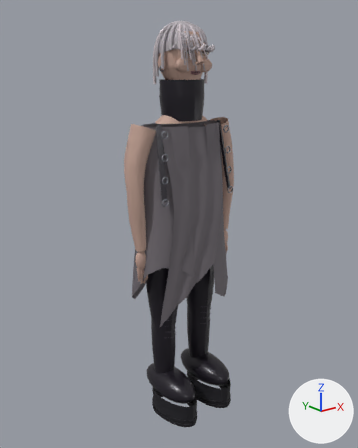
The glTF model src/assets/avatars/look-7-crowd.glb, before and after one commit.
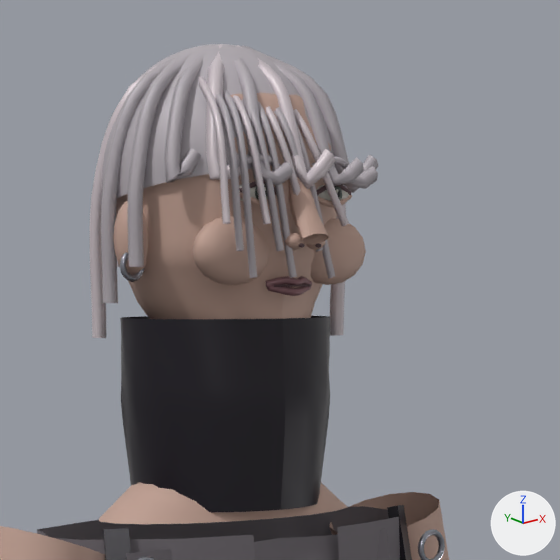
Old and new are each drawn whole from a camera (50 mm lens) standing at (-1.574, -1.943, 1.86) and looking at (-0.02, -0.001, 1.083) and again close up on the part from 37% to 71% of the width and 2% to 29% of the height. Arrows for +X, +Y and +Z are at lower right; the lights stay in place. The older version's two pictures come first. Where no turn or scale is listed for an object, it has been applied to the vertices. Vertices at exactly the same position are counted once.

Script lines for the objects in view, before the commit:
```python
me_mesh_0 = bpy.data.meshes.new('Mesh_0')
me_mesh_0.from_pydata(...)  # 717 vertices, 1328 faces; spans x 0.18..0.346, y -0.267..-0.133, z 0.216..1.009
me_mesh_0.materials.append(mat_skin)  # beige #c3a294
me_mesh_10 = bpy.data.meshes.new('Mesh_10')
me_mesh_10.from_pydata(...)  # 1770 vertices, 3310 faces; spans x 0.148..0.436, y -0.33..-0.062, z 2.815..3.064
me_mesh_10.materials.append(mat_hair)  # grey #b4adb3
me_mesh_5 = bpy.data.meshes.new('Mesh_5')
me_mesh_5.from_pydata(...)  # 2048 vertices, 3904 faces; spans x 0.132..0.447, y -0.347..-0.089, z 2.6..3.052
me_mesh_5.materials.append(mat_skin)  # beige #c3a294
ob_mesh_0 = bpy.data.objects.new('Mesh_0', me_mesh_0)
ob_mesh_0.location = (-0.519, 0.2, 0.605)
ob_mesh_10 = bpy.data.objects.new('Mesh_10', me_mesh_10)
ob_mesh_10.location = (-0.29, 0.2, -0.99)
ob_mesh_5 = bpy.data.objects.new('Mesh_5', me_mesh_5)
ob_mesh_5.location = (-0.29, 0.2, -0.99)
# also in view: 'Mesh_14' at (-0.003, -0.005, 1.115); 'Mesh_15' at (0.0, -0.023, 1.534); 'Mesh_13' at (0.008, -0.004, 1.931); 'Mesh_4' at (0.256, 0.0, 1.218); 'Mesh_11' at (0.0, -0.071, 1.558)
```
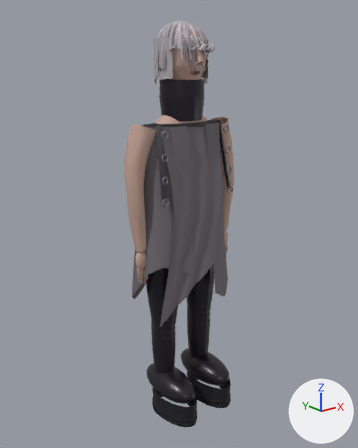
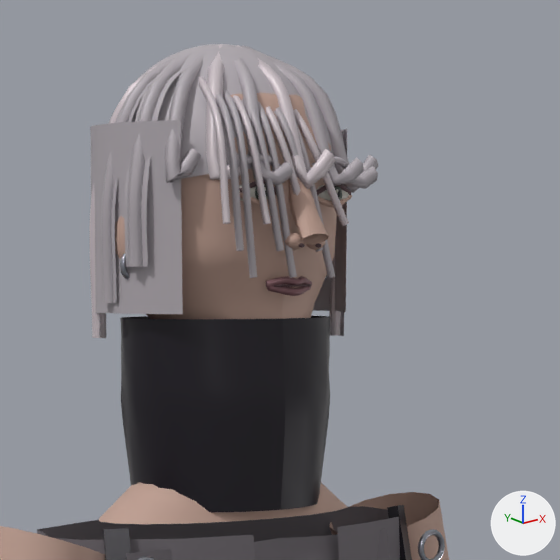
Where the change shows, as pixel boxes [x1, y1, x2, y2] in the close-ups (560 x 560 px):
```json
{"object": "Mesh_10", "change": "reshaped", "before": [99, 44, 379, 303], "after": [90, 44, 379, 338], "on screen": "13% taller"}
{"object": "Mesh_5", "change": "reshaped", "before": [99, 92, 366, 524], "after": [99, 92, 352, 524]}
{"part": 1, "of": "me_mesh_5", "change": "deleted", "before": [192, 216, 269, 286], "on screen": "beige"}
{"part": 2, "of": "me_mesh_5", "change": "deleted", "before": [310, 218, 366, 285], "on screen": "beige"}
{"part": 3, "of": "me_mesh_10", "change": "added", "after": [90, 70, 347, 338]}
```

The change, as JSON lines over the scene's bpy script:
```json
{"block": "me_mesh_5", "where": "# used by ob_mesh_5; location = (-0.29, 0.2, -0.99)"}
{"op": "remove", "block": "me_mesh_5", "code": "me_mesh_5.from_pydata(...)  # 2048 vertices, 3904 faces; spans x 0.132..0.447, y -0.347..-0.089, z 2.6..3.052"}
{"op": "add", "block": "me_mesh_5", "code": "me_mesh_5.from_pydata(...)  # 1820 vertices, 3456 faces; spans x 0.132..0.447, y -0.347..-0.089, z 2.6..3.052"}
{"block": "me_mesh_5", "change": "me_mesh_5 part 1: the loose piece of 114 vertices spanning x 0.18..0.274, y -0.31..-0.264, z 2.832..2.898 is deleted"}
{"block": "me_mesh_5", "change": "me_mesh_5 part 2: the loose piece of 114 vertices spanning x 0.306..0.4, y -0.31..-0.264, z 2.832..2.898 is deleted"}
{"block": "me_mesh_10", "where": "# used by ob_mesh_10; location = (-0.29, 0.2, -0.99)"}
{"op": "remove", "block": "me_mesh_10", "code": "me_mesh_10.from_pydata(...)  # 1770 vertices, 3310 faces; spans x 0.148..0.436, y -0.33..-0.062, z 2.815..3.064"}
{"op": "add", "block": "me_mesh_10", "code": "me_mesh_10.from_pydata(...)  # 3688 vertices, 6542 faces; spans x 0.148..0.436, y -0.33..-0.056, z 2.78..3.064"}
{"block": "me_mesh_10", "change": "me_mesh_10 part 3: 1918 vertices added at x 0.153..0.427, y -0.265..-0.056, z 2.78..3.055"}
```
